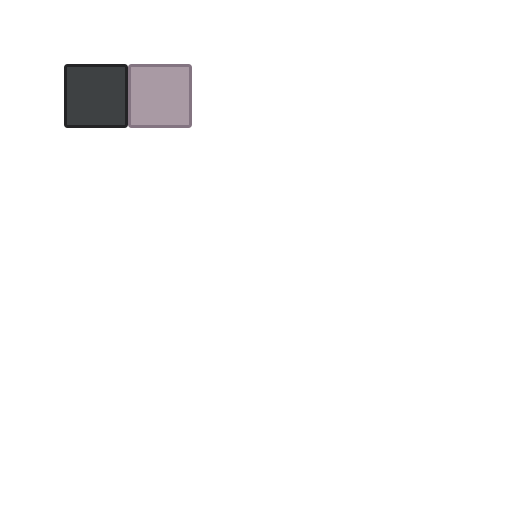
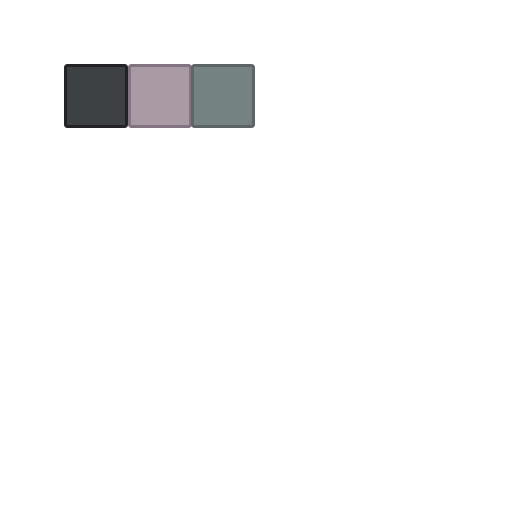
Two versions of the same layered image (512 x 512). Layer-by-layer changes:
added layer "PassthroughTile" above "PanelTile" over (191, 64, 255, 128)
